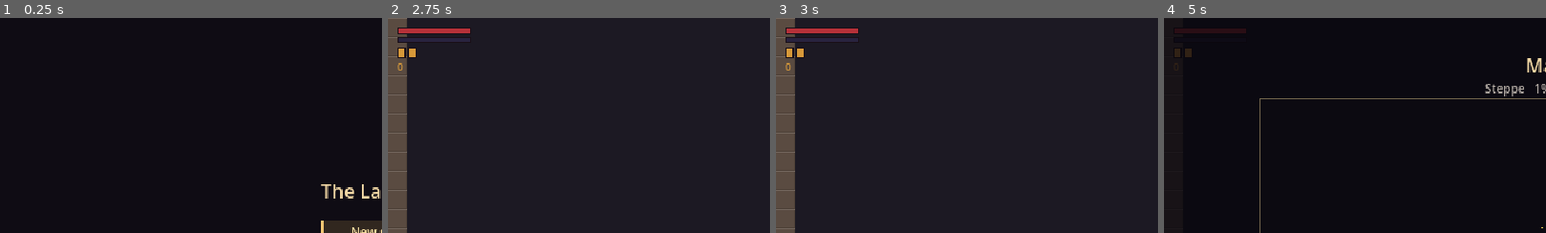
Above: before the commit, frames 1-4 (left to right).
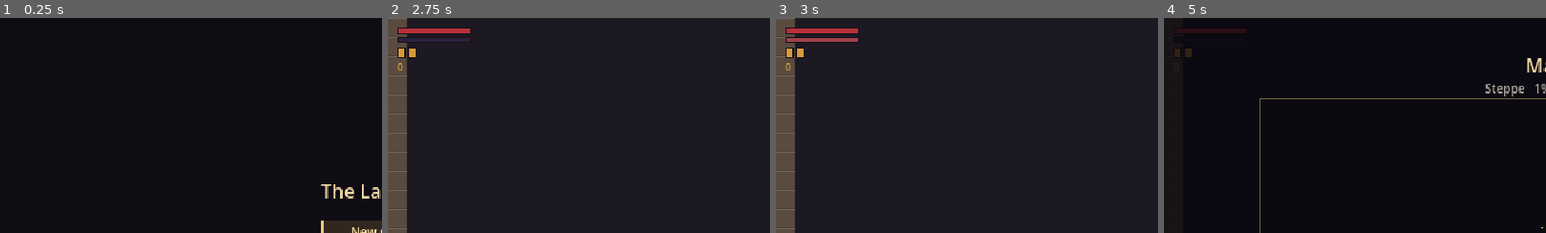
Above: after the commit, the same moments.

Repository: yuriisytnyk1996/The-Last-Sich
Game: Godot game, scene res://ui/menus/main_menu/main_menu.tscn
Same seed, same stepped clock (60 frames per second), same inputs: the game is played once before the commit and once after it.
Inputs (mouse positions are % of the whole screen's width and height, from its top left):
- Up to frame 1 (0.25 s): no input
- Up to frame 2 (2.75 s): click "New game" at 0.5 s; tap Enter (ui_accept) at 1.25 s; move the mouse to (72, 45) at 1.27 s; hold D (move_right) 1.28-2 s; hold J (attack) 1.28-2 s; click (72, 45) at 1.42 s; tap Space (jump) at 1.52 s; drag from (30, 55) to (21, 83) at 2.02 s
- Up to frame 3 (3 s): tap Enter (ui_accept) at 2.75 s; move the mouse to (60, 28) at 2.77 s; hold D (move_right) from 2.78 s (still down); tap Q (duma, bound only after the commit) at 2.85 s
- Up to frame 4 (5 s): release D (move_right) at 3.5 s; drag from (45, 70) to (82, 83) at 3.52 s; tap Enter (ui_accept) at 4.25 s; move the mouse to (80, 65) at 4.27 s; hold A (move_left) from 4.28 s (still down); tap F (heal) at 4.35 s; tap Space (jump) at 4.52 s; tap M (map) at 4.9 s
The pictures show only the part of the screen within x 0-50%, y 0-50%; the shares and areas given below are measured in that part.

Frames 1-2 are identical in both runs. In frame 3, 0.3% of the frame differs, in the area x 2-22%, y 9-12%; in frame 4, nothing differs.

Commit message:
feat(input): bind dumas to Q and the left trigger
Gamepad triggers can now be bound like buttons: InputSettings gives
them the codes LEFT_TRIGGER and RIGHT_TRIGGER and binds them as joypad
motion on the trigger axis, and the Controls page accepts a trigger
pull and names them LT and RT. The duma action moves from U and the left
stick click to Q and the left trigger.

Diff:
--- a/autoload/input_settings.gd
+++ b/autoload/input_settings.gd
@@ -7,6 +7,10 @@
 ## gameplay code keeps reading action names. Stick directions on the move
 ## actions stay fixed. A key or button already used by another action is
 ## swapped: that action takes over the old one.
+##
+## The triggers count as buttons: Godot reports them as axes, so they get
+## the codes `LEFT_TRIGGER` and `RIGHT_TRIGGER` (past every real button)
+## and are bound as a `InputEventJoypadMotion` pulled past the deadzone.
 
 signal changed
 
@@ -31,7 +35,14 @@
 ## (save reset, unlock all skills).
 const RESERVED_KEYS: Array[Key] = [KEY_ESCAPE, KEY_F11, KEY_F8, KEY_F9]
 ## Start always pauses.
-const RESERVED_BUTTONS: Array[JoyButton] = [JOY_BUTTON_START]
+const RESERVED_BUTTONS: Array[int] = [JOY_BUTTON_START]
+## Gamepad codes for the triggers, used where a button index would be.
+const LEFT_TRIGGER := 100
+const RIGHT_TRIGGER := 101
+const TRIGGER_AXES: Dictionary[int, JoyAxis] = {
+	LEFT_TRIGGER: JOY_AXIS_TRIGGER_LEFT,
+	RIGHT_TRIGGER: JOY_AXIS_TRIGGER_RIGHT,
+}
 
 
 func _ready() -> void:
@@ -40,7 +51,7 @@
 		var binding: Variant = saved.get(String(action))
 		if binding is Array and binding.size() == 2:
 			_replace_key(action, int(binding[0]) as Key)
-			_replace_button(action, int(binding[1]) as JoyButton)
+			_replace_button(action, int(binding[1]))
 
 
 ## Physical key bound to `action`, or KEY_NONE.
@@ -51,11 +62,27 @@
 	return KEY_NONE
 
 
-## Gamepad button bound to `action`, or JOY_BUTTON_INVALID.
-func get_button(action: StringName) -> JoyButton:
+## Gamepad button (or trigger code) bound to `action`, or
+## JOY_BUTTON_INVALID.
+func get_button(action: StringName) -> int:
 	for event in InputMap.action_get_events(action):
 		if event is InputEventJoypadButton:
 			return event.button_index
+		var trigger := trigger_code(event)
+		if trigger != JOY_BUTTON_INVALID:
+			return trigger
+	return JOY_BUTTON_INVALID
+
+
+## `LEFT_TRIGGER` or `RIGHT_TRIGGER` for a trigger pulled the right way,
+## else JOY_BUTTON_INVALID.
+static func trigger_code(event: InputEvent) -> int:
+	var motion := event as InputEventJoypadMotion
+	if motion == null or motion.axis_value <= 0.0:
+		return JOY_BUTTON_INVALID
+	for code: int in TRIGGER_AXES:
+		if TRIGGER_AXES[code] == motion.axis:
+			return code
 	return JOY_BUTTON_INVALID
 
 
@@ -70,7 +97,7 @@
 	_commit()
 
 
-func set_button(action: StringName, button: JoyButton) -> void:
+func set_button(action: StringName, button: int) -> void:
 	var old := get_button(action)
 	if button == old or button in RESERVED_BUTTONS:
 		return
@@ -100,15 +127,22 @@
 	InputMap.action_add_event(action, event)
 
 
-func _replace_button(action: StringName, button: JoyButton) -> void:
+func _replace_button(action: StringName, button: int) -> void:
 	for event in InputMap.action_get_events(action):
-		if event is InputEventJoypadButton:
+		if event is InputEventJoypadButton or trigger_code(event) != JOY_BUTTON_INVALID:
 			InputMap.action_erase_event(action, event)
 	if button == JOY_BUTTON_INVALID:
 		return
+	if TRIGGER_AXES.has(button):
+		var motion := InputEventJoypadMotion.new()
+		motion.device = -1
+		motion.axis = TRIGGER_AXES[button]
+		motion.axis_value = 1.0
+		InputMap.action_add_event(action, motion)
+		return
 	var event := InputEventJoypadButton.new()
 	event.device = -1
-	event.button_index = button
+	event.button_index = button as JoyButton
 	InputMap.action_add_event(action, event)
 
 
--- a/project.godot
+++ b/project.godot
@@ -112,8 +112,8 @@
 }
 duma={
 "deadzone": 0.3,
-"events": [Object(InputEventKey,"resource_local_to_scene":fa …(141 unchanged characters)… ":false,"keycode":0,"physical_keycode":85,"key_label":0,"unicode":0,"location":0,"echo":false,"script":null)
-, Object(InputEventJoypadButton,"resource_local_to_scene":false,"resource_name":"","device":-1,"button_index":7,"pressure":0.0,"pressed":false,"script":null)
+"events": [Object(InputEventKey,"resource_local_to_scene":fa …(141 unchanged characters)… ":false,"keycode":0,"physical_keycode":81,"key_label":0,"unicode":0,"location":0,"echo":false,"script":null)
+, Object(InputEventJoypadMotion,"resource_local_to_scene":false,"resource_name":"","device":-1,"axis":4,"axis_value":1.0,"script":null)
 ]
 }
 pause={
--- a/ui/menus/options/binding_button.gd
+++ b/ui/menus/options/binding_button.gd
@@ -1,7 +1,8 @@
 class_name BindingButton
 extends Button
 ## Shows the key or gamepad button bound to one action. Press it, then
-## press the new key (or button) to rebind through `InputSettings`.
+## press the new key (or button, or pull a trigger) to rebind through
+## `InputSettings`.
 ##
 ## While waiting, every input goes here first. Escape, Start, a click or
 ## a press on the other device cancels.
@@ -25,6 +26,10 @@
 	JOY_BUTTON_DPAD_DOWN: "D-pad down",
 	JOY_BUTTON_DPAD_LEFT: "D-pad left",
 	JOY_BUTTON_DPAD_RIGHT: "D-pad right",
+	# InputSettings.LEFT_TRIGGER and RIGHT_TRIGGER (an autoload can't be
+	# read in a constant).
+	100: "LT",
+	101: "RT",
 }
 
 var action: StringName
@@ -60,10 +65,13 @@
 		return
 	var key := event as InputEventKey
 	var button := event as InputEventJoypadButton
+	var trigger := InputSettings.trigger_code(event)
 	if key and device == Device.KEYBOARD and key.physical_keycode != KEY_ESCAPE:
 		InputSettings.set_key(action, key.physical_keycode)
 	elif button and device == Device.GAMEPAD and button.button_index != JOY_BUTTON_START:
 		InputSettings.set_button(action, button.button_index)
+	elif trigger != JOY_BUTTON_INVALID and device == Device.GAMEPAD:
+		InputSettings.set_button(action, trigger)
 	elif not (key or button or event is InputEventMouseButton):
 		return  # Stick motion and the like: keep waiting.
 	_waiting = false
@@ -86,5 +94,5 @@
 	return OS.get_keycode_string(DisplayServer.keyboard_get_keycode_from_physical(key))
 
 
-static func button_name(button: JoyButton) -> String:
+static func button_name(button: int) -> String:
 	return BUTTON_NAMES.get(button, "-" if button == JOY_BUTTON_INVALID else "Button %d" % button)
Not shown, changed: docs/roadmap.md
Not shown, changed: docs/systems/input.md
Not shown, changed: docs/systems/options.md
